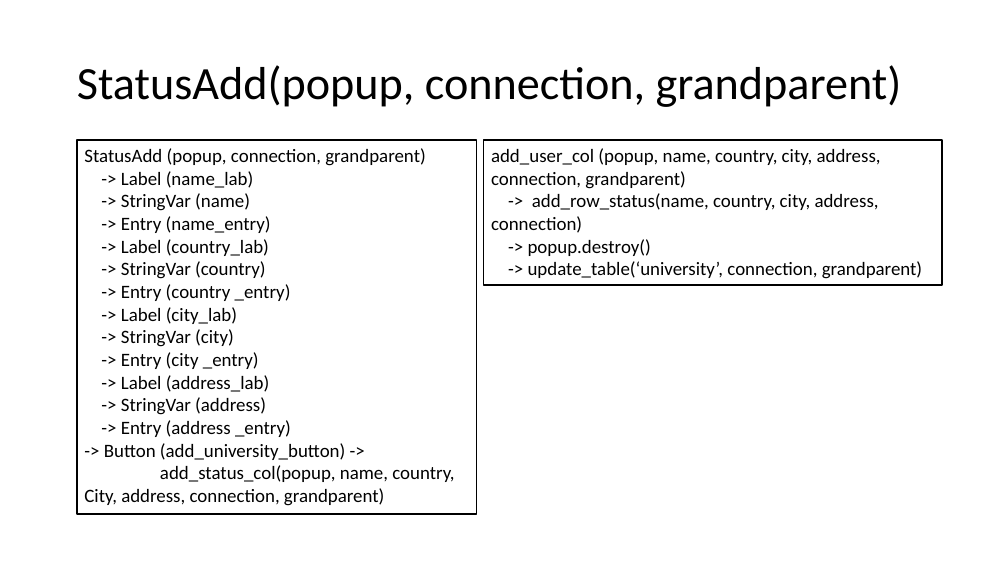
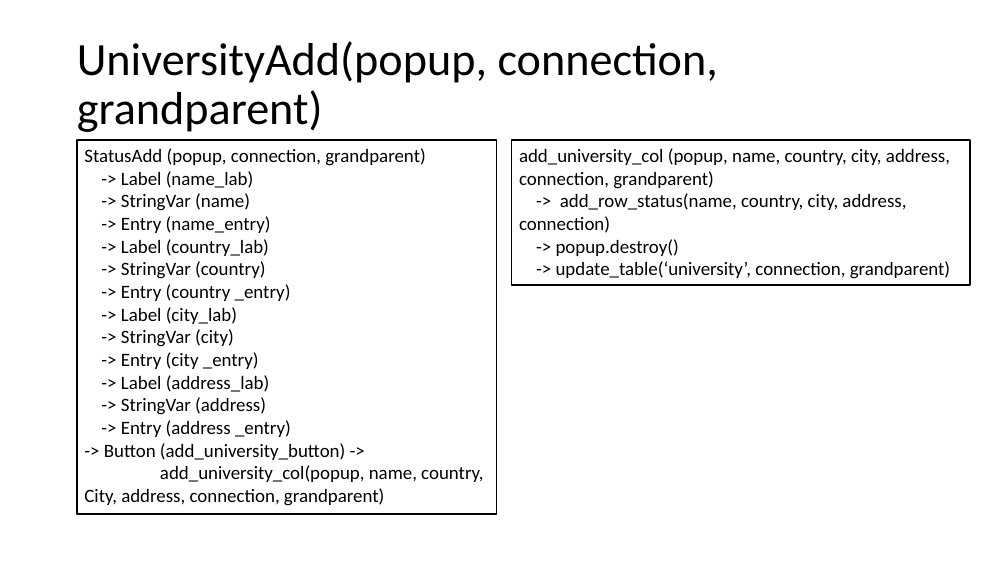
Before and after one commit to jcorain/CollaSci, a slide deck: slide 15 of GUI_schema.pptx. Drawn at 1008x567 pixels with LibreOffice and Linux fonts; fonts in the diff are those of the drawing. Boxes give left, top, right and bottom in pixels: in the first picture for what was removed or moved away, otherwise in the second. Text is boxed around its words. In the diff, an @@ line names an element or a change of style, - is before the commit and + after.

```diff
--- a/GUI_schema.pptx
+++ b/GUI_schema.pptx
@@ title at [77,41,718,132]: text changed @@
-StatusAdd(popup, connection, grandparent)
+UniversityAdd(popup, connection, grandparent)
@@ rectangle "StatusAdd (popup, connection, grandparent)": place and size @@
-rectangle "StatusAdd (popup, connection, grandparent)" at [77,140,477,514]
+rectangle "StatusAdd (popup, connection, grandparent)" at [77,140,497,514]
@@ rectangle "add_university_col (popup, name, country, city, ...": place and size @@
-rectangle "add_university_col (popup, name, country, city, ..." at [484,140,942,285]
+rectangle "add_university_col (popup, name, country, city, ..." at [512,140,970,285]
@@ text in rectangle at [519,148,950,165]: text changed @@
-add_user_col (popup, name, country, city, address,
+add_university_col (popup, name, country, city, address,
@@ text in rectangle at [160,465,483,482]: text changed @@
-add_status_col(popup, name, country,
+add_university_col(popup, name, country,
```
Also in this commit, not shown: 3 other slides changed, 3 slides added, 3 other files.
